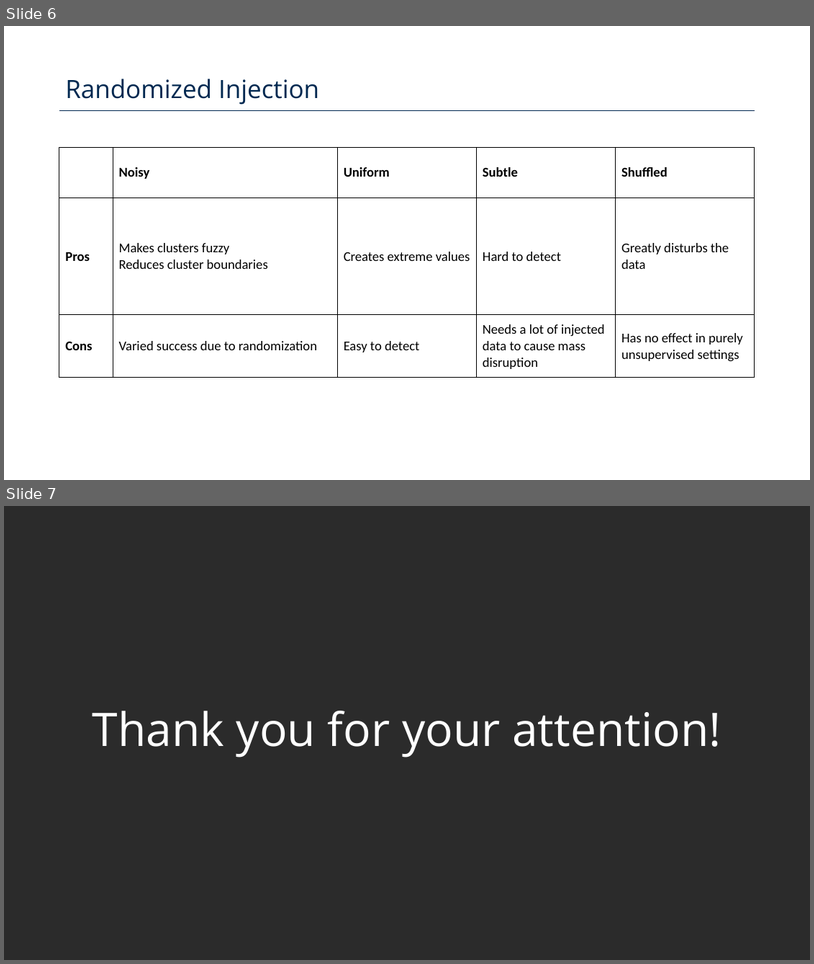
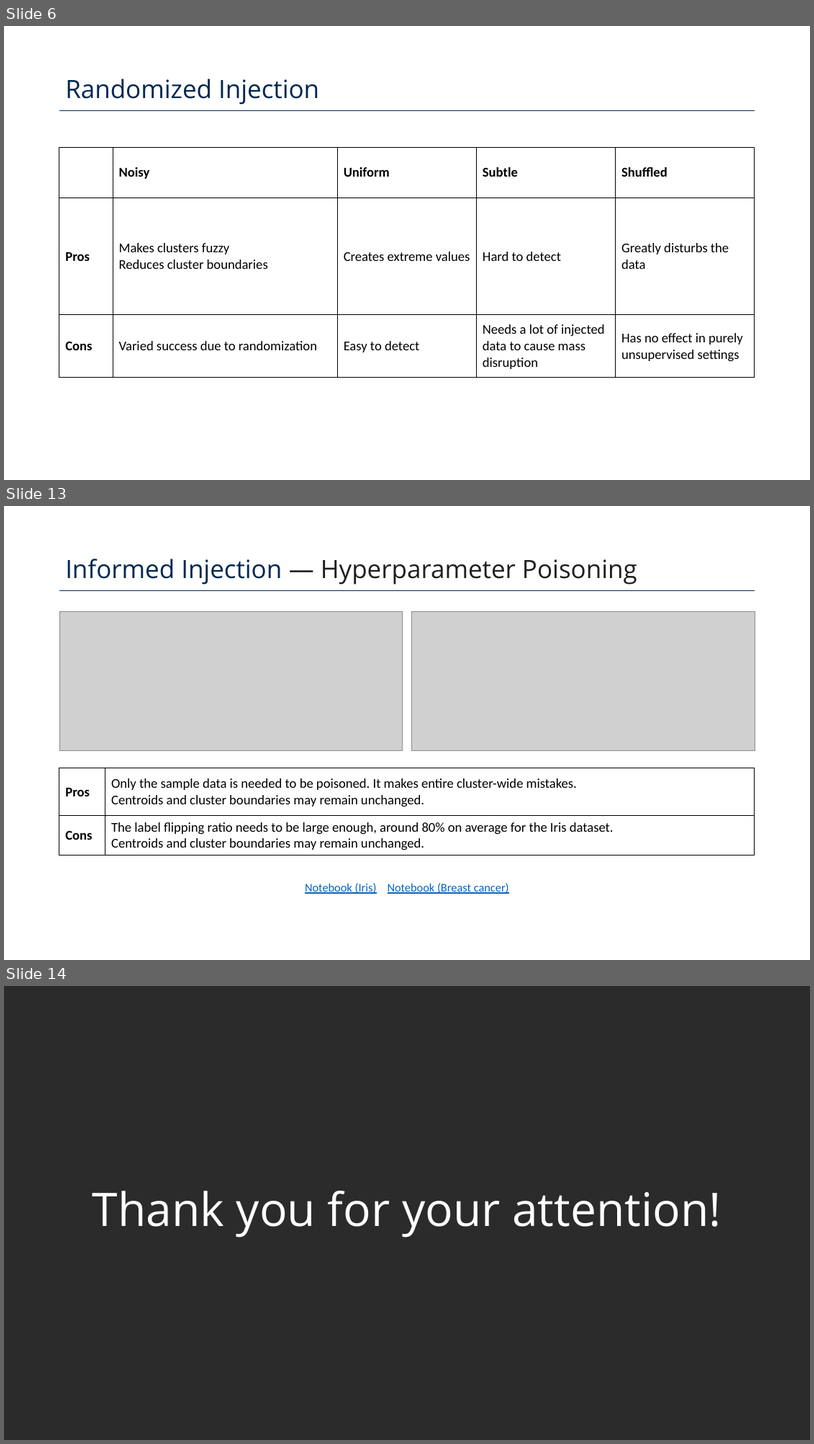
Before and after one commit to Poison-Cluster/poison-cluster, a slide deck: poison_cluster_defense.pptx. Shown one above the other, each under a label of ours: slides 6 and 7 before the commit, slides 6, 13 and 14 after it; the slides between them are not shown. The pictures are 814x964 and 814x1444 pixels, drawn with LibreOffice and Linux fonts; fonts in the diff are those of the drawing; grey boxes stand for pictures; background and template pictures are left out; a plain dark background stands for a picture behind light text. Boxes give left, top, right and bottom in pixels: in the first picture for what was removed or moved away, otherwise in the second. Text is boxed around its words. In the diff, an @@ line names an element or a change of style, - is before the commit and + after.

```diff
--- a/poison_cluster_defense.pptx
+++ b/poison_cluster_defense.pptx
@@ slide 13 added at (4,506,810,960), background #FFFFFF; not listed: 1 template element that a slide beside it also shows @@
@@ text added at (65,559,638,584), 30 pt, text #1F1F1F @@
+Informed Injection — Hyperparameter Poisoning
@@ picture added at (59,612,404,750) @@
@@ picture added at (412,612,756,750) @@
@@ table added at (59,768,756,854), 2 rows, 2 columns @@
+Pros | Only the sample data is needed to be poisoned. It makes entire cluster-wide mistakes. Centroids and cluster boundaries may remain unchanged.
+Cons | The label flipping ratio needs to be large enough, around 80% on average for the Iris dataset. Centroids and cluster boundaries may remain unchanged.
@@ text added at (305,883,509,893), 14 pt, text #0563C1, underline @@
+Notebook (Iris) Notebook (Breast cancer)
@@ what was slide 7 is now slide 14 @@
```
Also in this commit, not shown: 2 slides changed, 6 other slides added.
